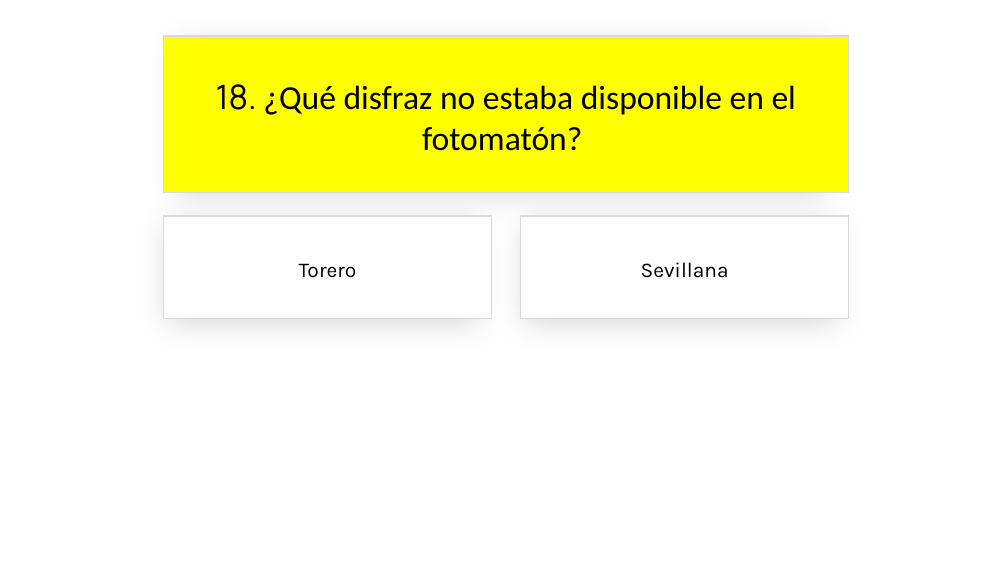
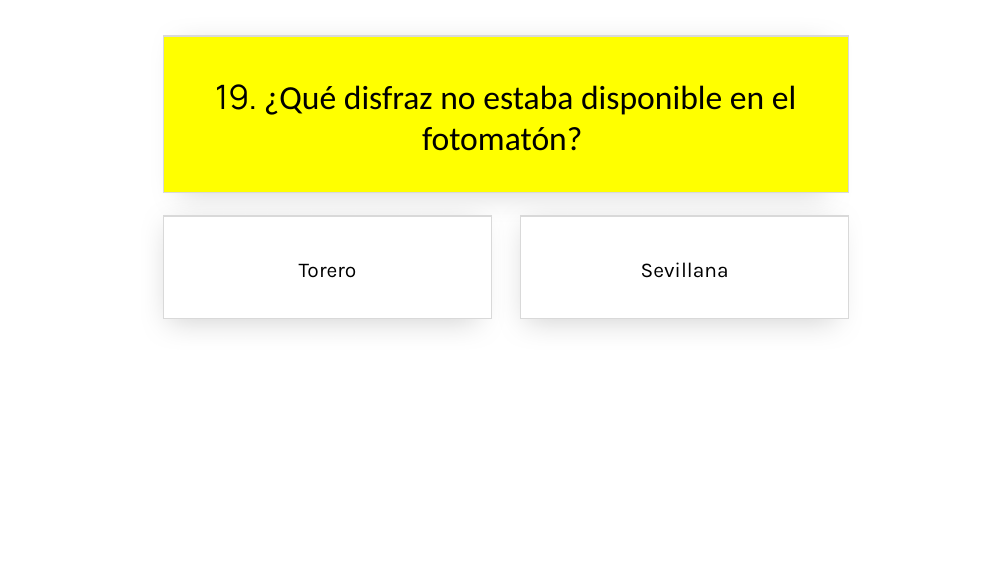
Before and after one commit to jsuarezruiz/SevillaDotNetConf2023, a slide deck: slide 41 of sevilladotnetconf-close.pptx (slide 37 before the commit). Drawn at 1008x567 pixels with LibreOffice and Linux fonts; fonts in the diff are those of the drawing. Boxes give left, top, right and bottom in pixels: in the first picture for what was removed or moved away, otherwise in the second. Text is boxed around its words. In the diff, an @@ line names an element or a change of style, - is before the commit and + after.

```diff
--- a/sevilladotnetconf-close.pptx
+++ b/sevilladotnetconf-close.pptx
@@ text in rectangle at (215, 84, 796, 151): text changed @@
-18. ¿Qué disfraz no estaba disponible en el fotomatón?
+19. ¿Qué disfraz no estaba disponible en el fotomatón?
```
Also in this commit, not shown: 18 other slides changed, 8 slides added, 1 other file.
